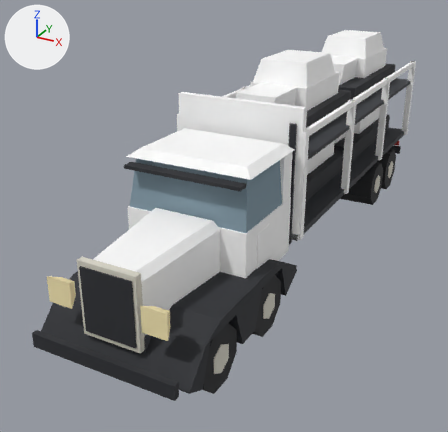
The glTF model public/models/heavy_carrier.glb, before and after one commit.
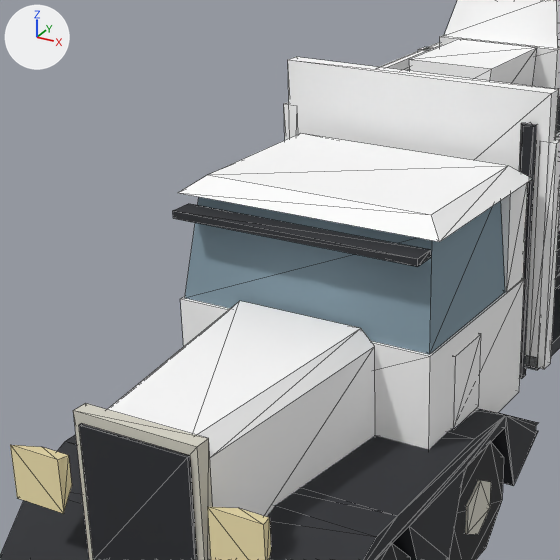
Each version is shown whole from a 50 mm camera at (4.95, -11.39, 6.06) aimed at (-0.77, -0.99, 0.85), then close up on the part from 9% to 69% of the width and 15% to 77% of the height. Lighting does not change. The marker at upper left points along +X, +Y and +Z. The last two pictures show the newer version. The close-ups show mesh edges as thin lines. Vertices at exactly the same position are counted once.

Names of what the first close-up shows: 'model'.
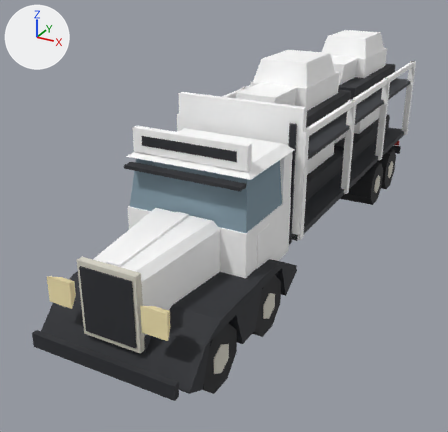
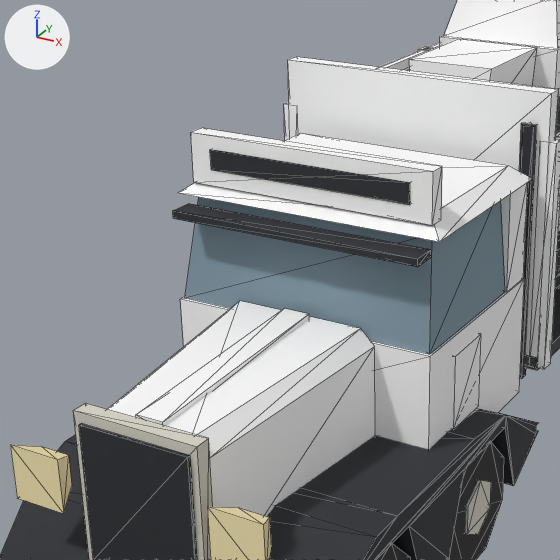
Pixel boxes [x1, y1, x2, y2] of what changed, in the close-ups (560 x 560 px):
part 1 of me_model, added
    after: [210, 149, 410, 204]
part 2 of me_model, added
    after: [191, 128, 442, 226]
part 3 of me_model, added
    after: [136, 308, 309, 426]

The change in detail:
me_model is used by ob_model.
me_model had 522 vertices, 824 faces and spanned x -1.35..1.35, y -6.0..6.0, z 0.0..3.95.
me_model now has 546 vertices, 860 faces and spans x -1.35..1.35, y -6.0..6.0, z 0.0..3.95.
me_model part 1: a new loose piece, a box spanning x -0.86..0.86, y -3.57..-3.41, z 3.07..3.23, in mat_v_black (dark grey #2a2c31).
me_model part 2: a new loose piece, a box spanning x -1.04..1.04, y -3.56..-3.42, z 2.94..3.34, in mat_second (white #ffffff).
Part 3, on me_model:
8 vertices are added at x -0.11..0.11, y -5.54..-3.75, z 1.99..2.13.
12 new faces join them, mat_second (white #ffffff).
